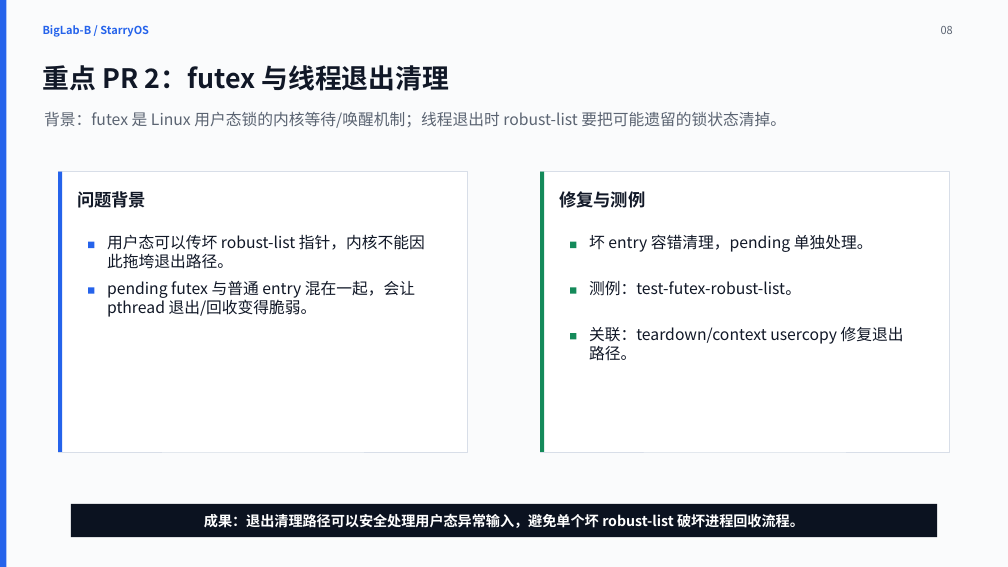
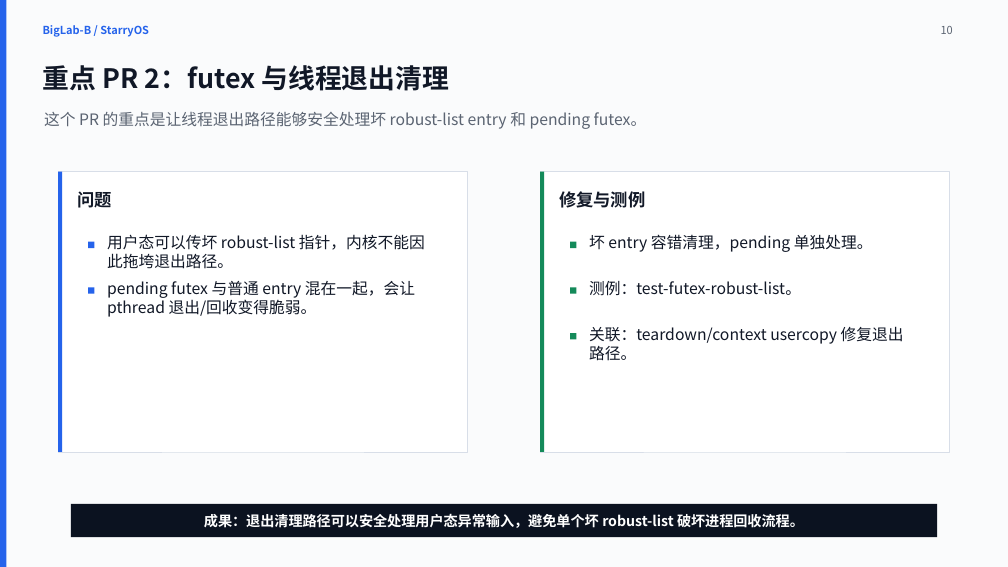
Before and after one commit to yks23/Auto-OS, a slide deck: slide 10 of showtime-2/final/biglab-b-final-yang-kaisen-minimal.pptx (slide 8 before the commit). Drawn at 1008x567 pixels with LibreOffice and Linux fonts; fonts in the diff are those of the drawing. Boxes give left, top, right and bottom in pixels: in the first picture for what was removed or moved away, otherwise in the second. Text is boxed around its words. In the diff, an @@ line names an element or a change of style, - is before the commit and + after.

```diff
--- a/showtime-2/final/biglab-b-final-yang-kaisen-minimal.pptx
+++ b/showtime-2/final/biglab-b-final-yang-kaisen-minimal.pptx
@@ text at bbox=[941, 26, 953, 34]: text changed @@
-08
+10
@@ text at bbox=[44, 112, 647, 129]: text changed @@
-背景：futex 是 Linux 用户态锁的内核等待/唤醒机制；线程退出时 robust-list 要把可能遗留的锁状态清掉。
+这个 PR 的重点是让线程退出路径能够安全处理坏 robust-list entry 和 pending futex。
@@ text at bbox=[77, 191, 112, 208]: text changed @@
-问题背景
+问题
```
Also in this commit, not shown: 8 other slides changed, 4 slides added, 1 slide removed, 10 other files.
